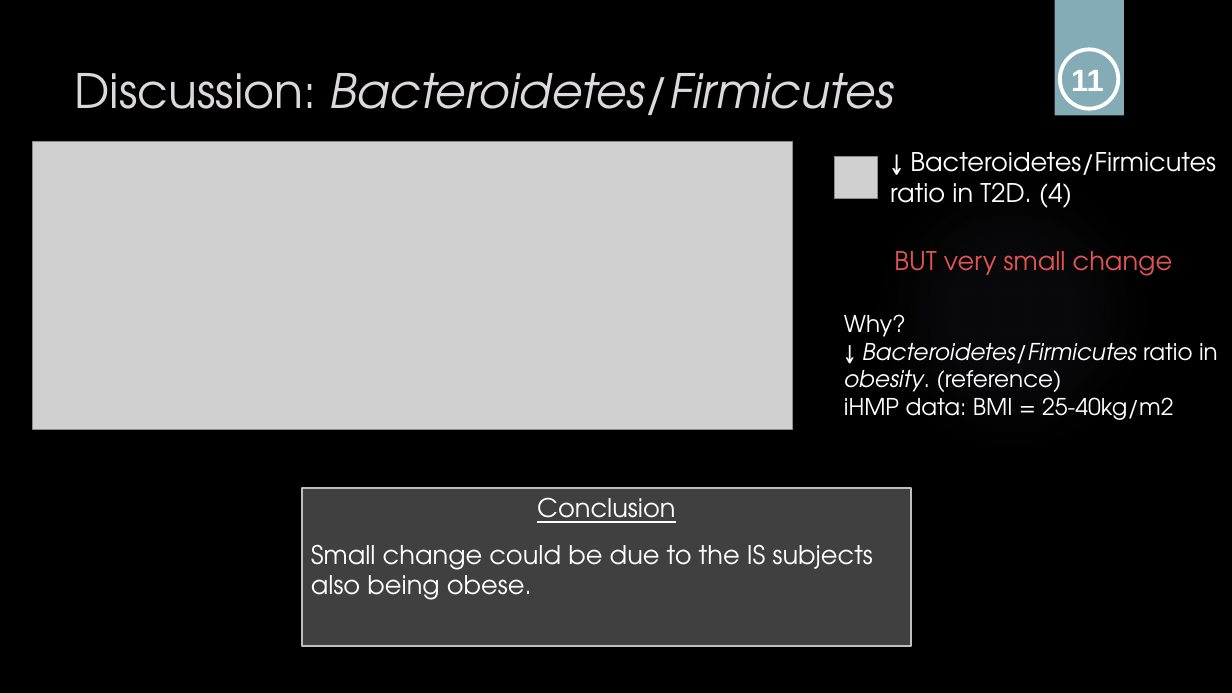
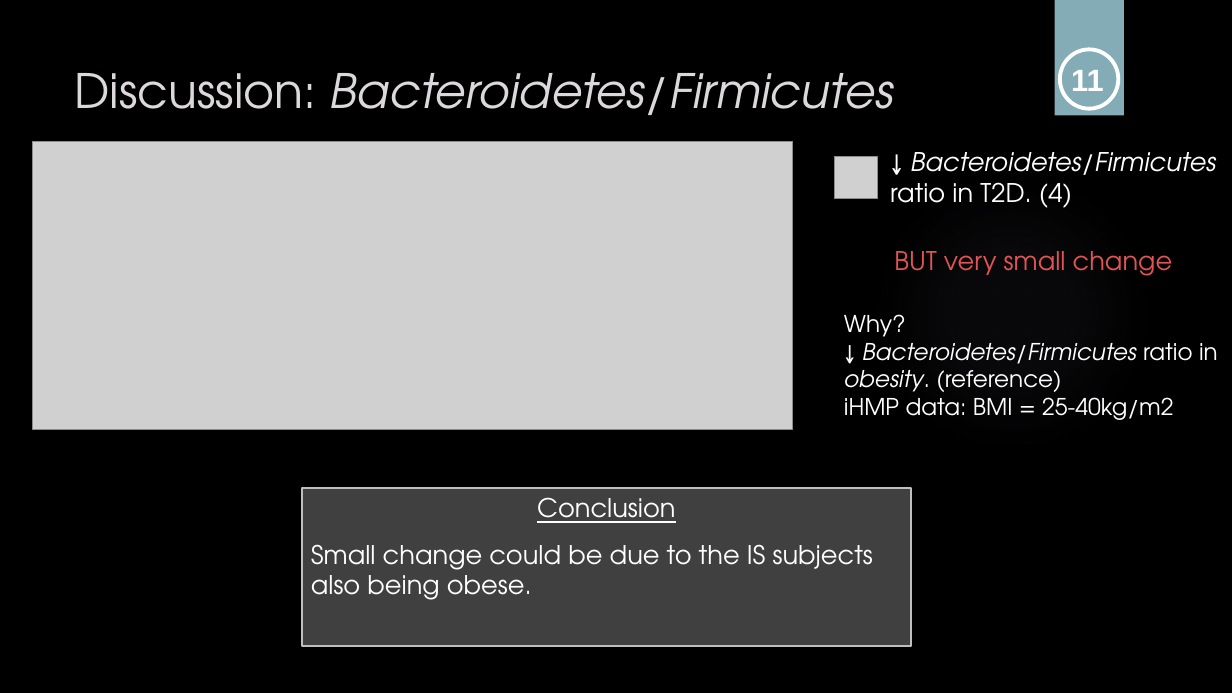
Before and after one commit to sabdeolive/Sabrina_BMS_Bachelor-Internship, a slide deck: slide 12 of Final Presentation.pptx. Drawn at 1232x693 pixels with LibreOffice and Linux fonts; fonts in the diff are those of the drawing; grey boxes stand for pictures; background and template pictures are left out. Boxes give left, top, right and bottom in pixels: in the first picture for what was removed or moved away, otherwise in the second. Text is boxed around its words. In the diff, an @@ line names an element or a change of style, - is before the commit and + after.

```diff
--- a/Final Presentation.pptx
+++ b/Final Presentation.pptx
@@ text at bbox=[910, 152, 1216, 183]: italic on in "Bacteroidetes/Firmicutes" @@
```
Also in this commit, not shown: 2 other slides changed.
